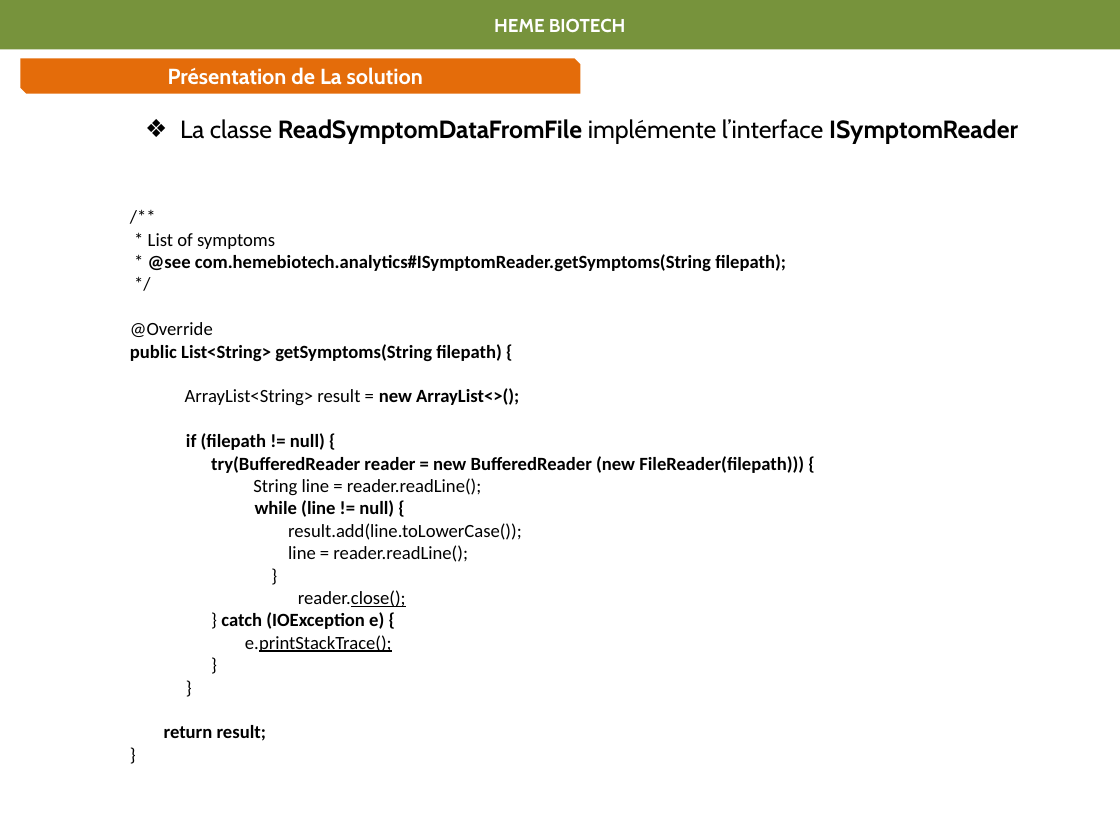
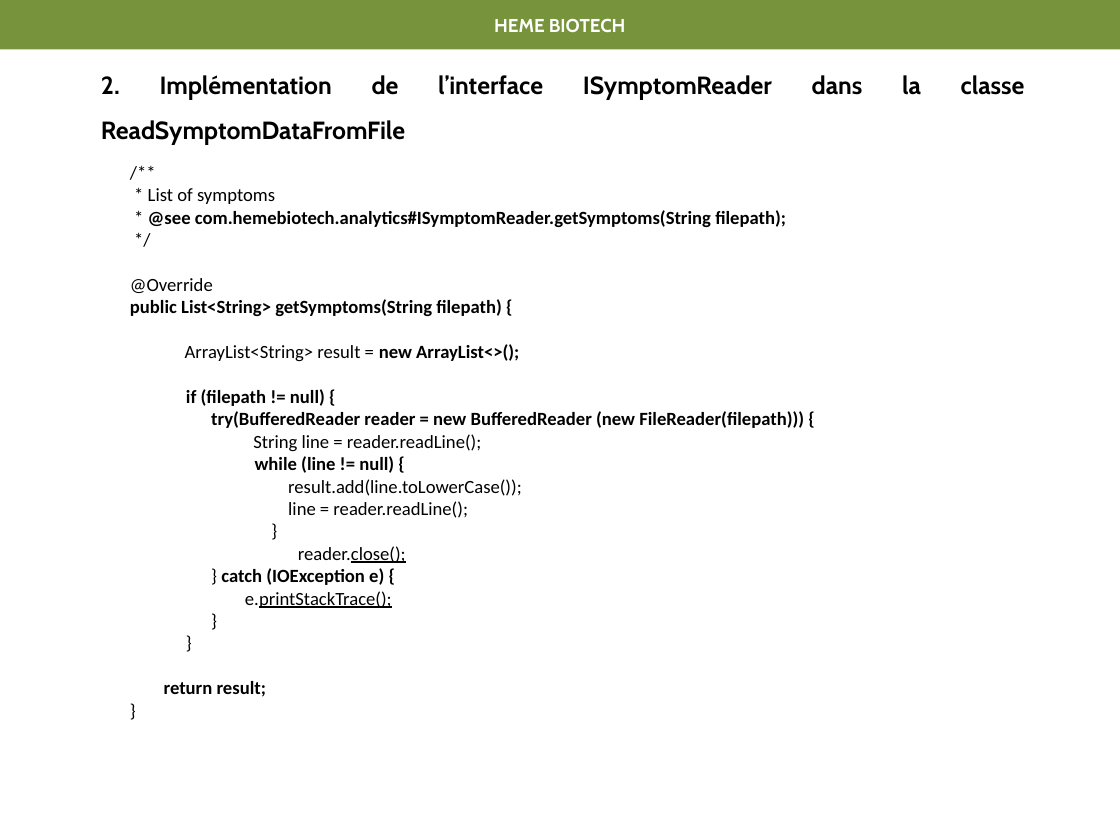
Before and after one commit to bende47/Project_DA_Java_EN_Come_to_the_Rescue_of_a_Java_Application, a slide deck: slide 8 of Projet P2.pptx (slide 6 before the commit). Drawn at 1120x840 pixels with LibreOffice and Linux fonts; fonts in the diff are those of the drawing. Boxes give left, top, right and bottom in pixels: in the first picture for what was removed or moved away, otherwise in the second. Text is boxed around its words. In the diff, an @@ line names an element or a change of style, - is before the commit and + after.

```diff
--- a/Projet P2.pptx
+++ b/Projet P2.pptx
@@ snip diag rect removed at (x1=20, y1=58, x2=580, y2=93) @@
-Présentation de La solution
@@ text at (x1=101, y1=75, x2=1025, y2=100): text changed @@
-    ❖ La classe ReadSymptomDataFromFile implémente l’interface ISymptomReader
+    2. Implémentation de l’interface ISymptomReader dans la classe ReadSymptomDataFromFile
@@ text "/**" moved from (x1=130, y1=233, x2=804, y2=741) to (x1=130, y1=188, x2=804, y2=697) @@
```
Also in this commit, not shown: 8 other slides changed, 2 slides added.
